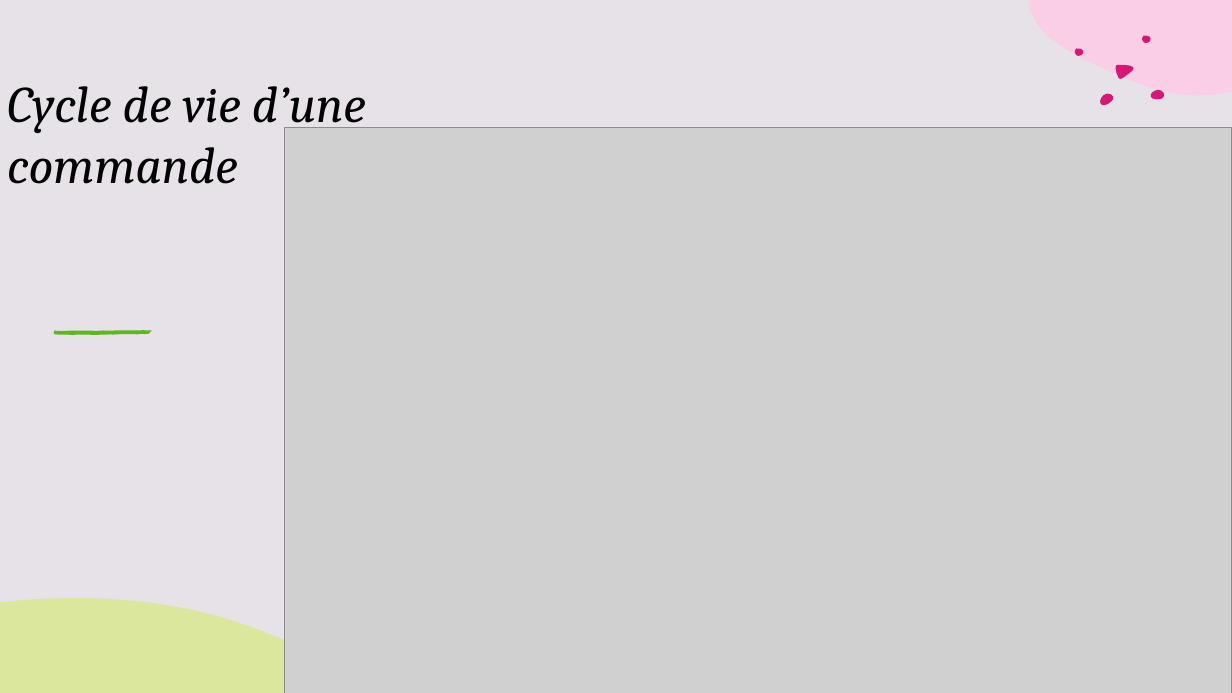
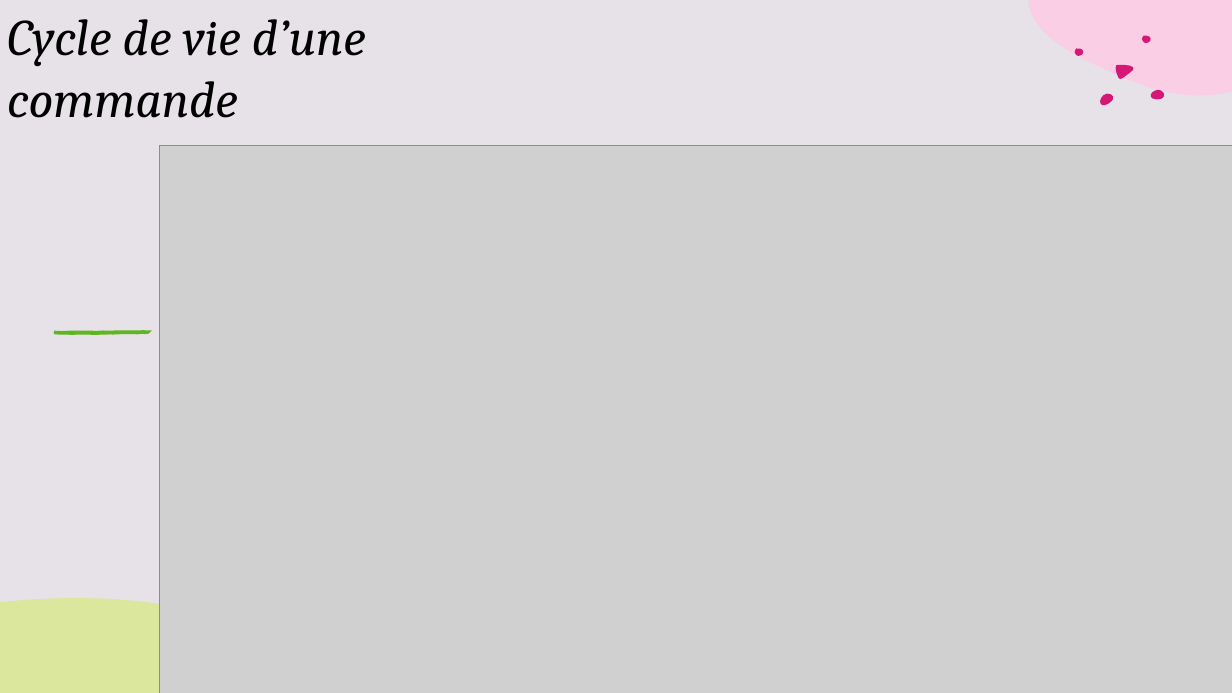
Before and after one commit to MickaeliOS/OCPizza, a slide deck: slide 10 of Horn_Mickael_2_solution_fonctionnelle_et_technique_04252022.pptx. Drawn at 1232x693 pixels with LibreOffice and Linux fonts; fonts in the diff are those of the drawing; grey boxes stand for pictures. Boxes give left, top, right and bottom in pixels: in the first picture for what was removed or moved away, otherwise in the second. Text is boxed around its words. In the diff, an @@ line names an element or a change of style, - is before the commit and + after.

```diff
--- a/Horn_Mickael_2_solution_fonctionnelle_et_technique_04252022.pptx
+++ b/Horn_Mickael_2_solution_fonctionnelle_et_technique_04252022.pptx
@@ title "Cycle de vie d’une commande": place and size @@
-title "Cycle de vie d’une commande" at box(7, 86, 366, 184)
+title "Cycle de vie d’une commande" at box(7, 19, 366, 118)
@@ picture: place and size @@
-picture at box(285, 128, 1232, 693)
+picture at box(159, 146, 1232, 693)
```
Also in this commit, not shown: 2 other slides changed, 2 slides added, 2 other files.
